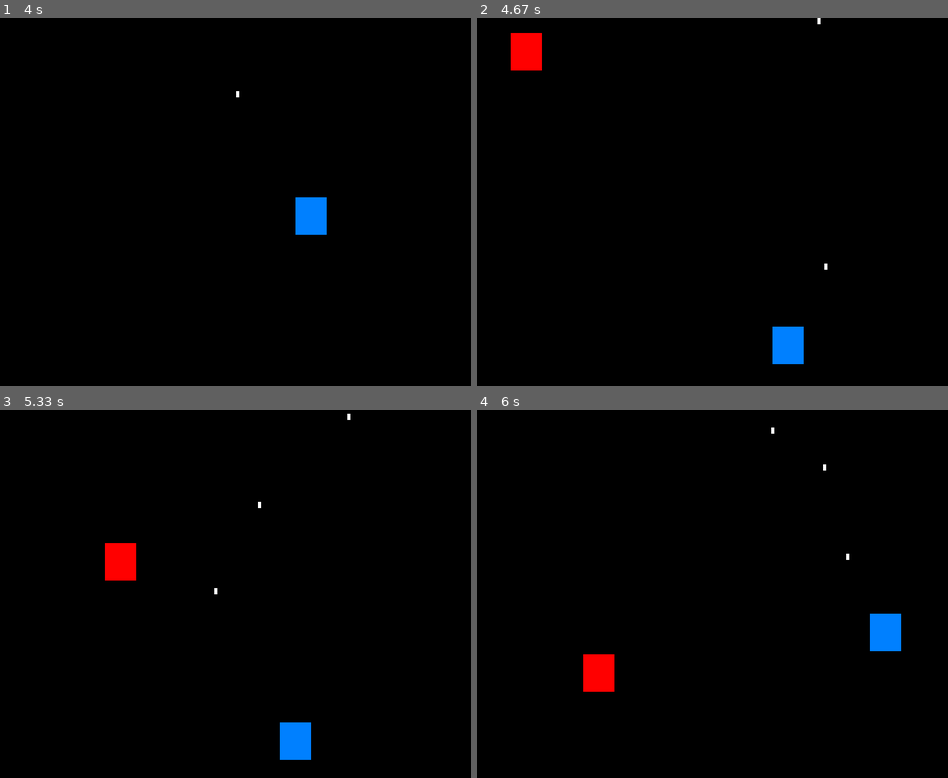
Above: before the commit, frames 1-4 (two rows, left to right).
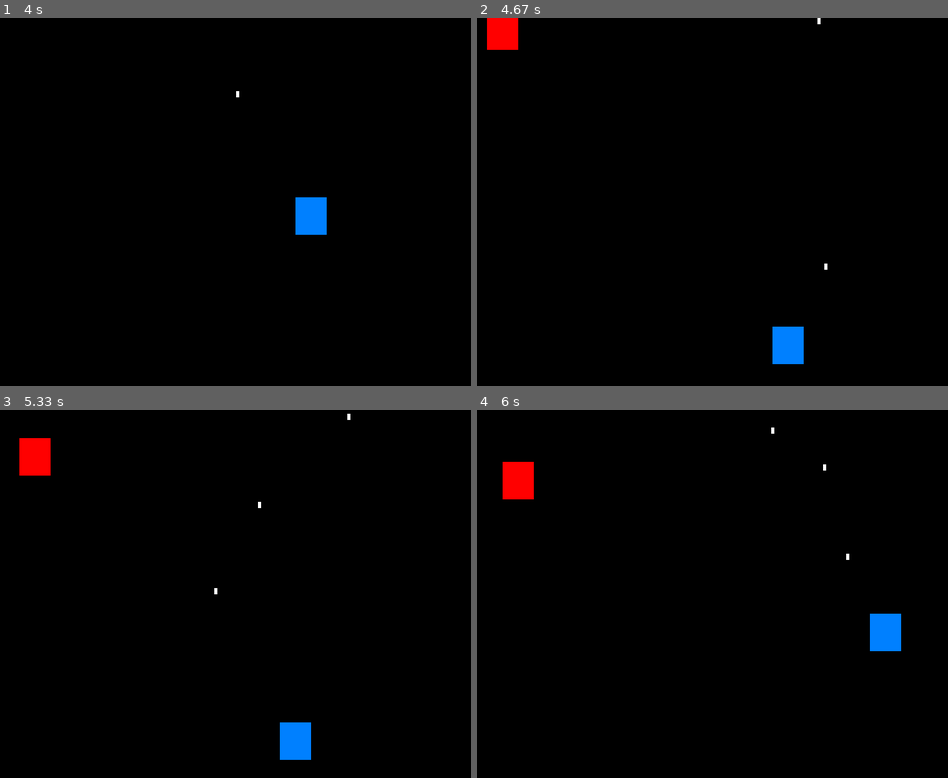
Above: after the commit, the same moments.

Repository: tspork/first-code
Game: pygame game, started from lib/game.py
The game is run twice, just before and just after one commit, with the same random seed, the same clock (stepped at 60 frames per second) and the same inputs.
Inputs:
- Up to frame 1 (4 s): hold D 0.33-0.8 s; hold W 0.83-1.13 s; tap Space at 0.9, 1.23, 1.53, 1.73, 2.03, 2.3, 2.63, 2.93, 3.07, 3.47, 3.77 s; hold D 1.17-1.63 s; hold A 1.67-2.2 s; hold S 2.23-2.53 s; hold A 2.57-2.97 s; hold W 3-3.37 s; hold D from 3.4 s (still down)
- Up to frame 2 (4.67 s): release D at 4.03 s; hold S 4.07-4.43 s; tap Space at 4.13, 4.53 s; hold A from 4.47 s (still down)
- Up to frame 3 (5.33 s): tap Space at 4.83, 5.03 s; release A at 4.93 s; hold D from 4.97 s (still down)
- Up to frame 4 (6 s): tap Space at 5.33, 5.53, 5.87 s; release D at 5.43 s; hold W 5.47-5.77 s; hold D from 5.8 s (still down)

Frame 1 is identical in both runs. In frame 2, 1.1% of the frame differs, in the area x 2-14%, y 0-15%; in frame 3, 1.4%, in the area x 4-29%, y 7-47%; in frame 4, 1.4%.

Commit message:
Checkpoint.

Diff:
--- a/lib/cpu.py
+++ b/lib/cpu.py
@@ -50,7 +50,7 @@
                     result.append(('const', arg))
                 isn = (isn[0],)
             result.append(isn)
-        ic(result)
+        # ic(result)
         return result
 
 class State:
@@ -154,7 +154,7 @@
         self._args = isn
         opcode = isn[0]
         try:
-            print(f"{self.name} : {self._prog.name} : {self._ip} : {isn}")
+            # print(f"{self.name} : {self._prog.name} : {self._ip} : {isn}")
             if not isinstance(isn, tuple):
                 breakpoint()
             assert isinstance(isn, tuple)
--- a/lib/enemy.py
+++ b/lib/enemy.py
@@ -29,6 +29,7 @@
             r0 = self.sprite.size.x
             r1 = r0 * 3
             if self.avoid_point(bullet.pos, r0, r1):
+                print(f"avoid_bullets: avoiding {bullet} {r0} {r1}")
                 return True
         return False
 
--- a/lib/game.py
+++ b/lib/game.py
@@ -274,7 +274,7 @@
                     ('const', V( 50.0, 0.0)),
                     ('rand',),
                     ('acc',),
-                    ('const', 0.5),
+                    ('const', 5.0),
                     ('sleep'),
 
                     # Accelerate random Y direction:
@@ -282,7 +282,7 @@
                     ('const', V(0.0,  50.0)),
                     ('rand',),
                     ('acc',),
-                    ('const', 0.5),
+                    ('const', 3.0),
                     ('sleep'),
                     ('repeat'),
                 ],
@@ -290,7 +290,7 @@
             Program(
                 'avoid_bullets',
                 [
-                    ('const', V(0.1, 0.1)),
+                    ('const', V(2.0, 2.0)),
                     ('rand',),
                     ('sleep',),
                     ('call', 'avoid_bullets'),
@@ -303,13 +303,13 @@
                     ('const', V(0.2, 0.9)),
                     ('rand'),
                     ('sleep'),
-                    ('const', 0.1),
+                    ('const', 2.3),
                     ('sleep'),
                     ('call', 'move_toward_player'),
-                    ('const', 0.1),
+                    ('const', 3.3),
                     ('sleep'),
                     ('call', 'move_toward_player'),
-                    ('const', 0.1),
+                    ('const', 4.3),
                     ('sleep'),
                     ('call', 'move_toward_player'),
                     ('repeat'),
--- a/pygame/game-1.py
+++ b/pygame/game-1.py
@@ -1,18 +1,3 @@
-# See:
-#  https://dev.to/lovelacecoding/how-to-build-your-first-python-game-a-step-by-step-guide-to-creating-a-simple-shooter-with-pygame-f0k
-#
-# Install pygame
-#
-# Create a place to install pygame and
-# "activate" it:
-#
-# $ python3 -m venv venv
-# $ . venv/bin/activate
-#
-# Use pip to install pygame:
-#
-# $ pip install pygame
-
 import pygame
 import sys
 
--- a/pygame/game-5.py
+++ b/pygame/game-5.py
@@ -1,5 +1,3 @@
-
-
 import pygame
 import sys
 import random
Not shown, changed: README.md
